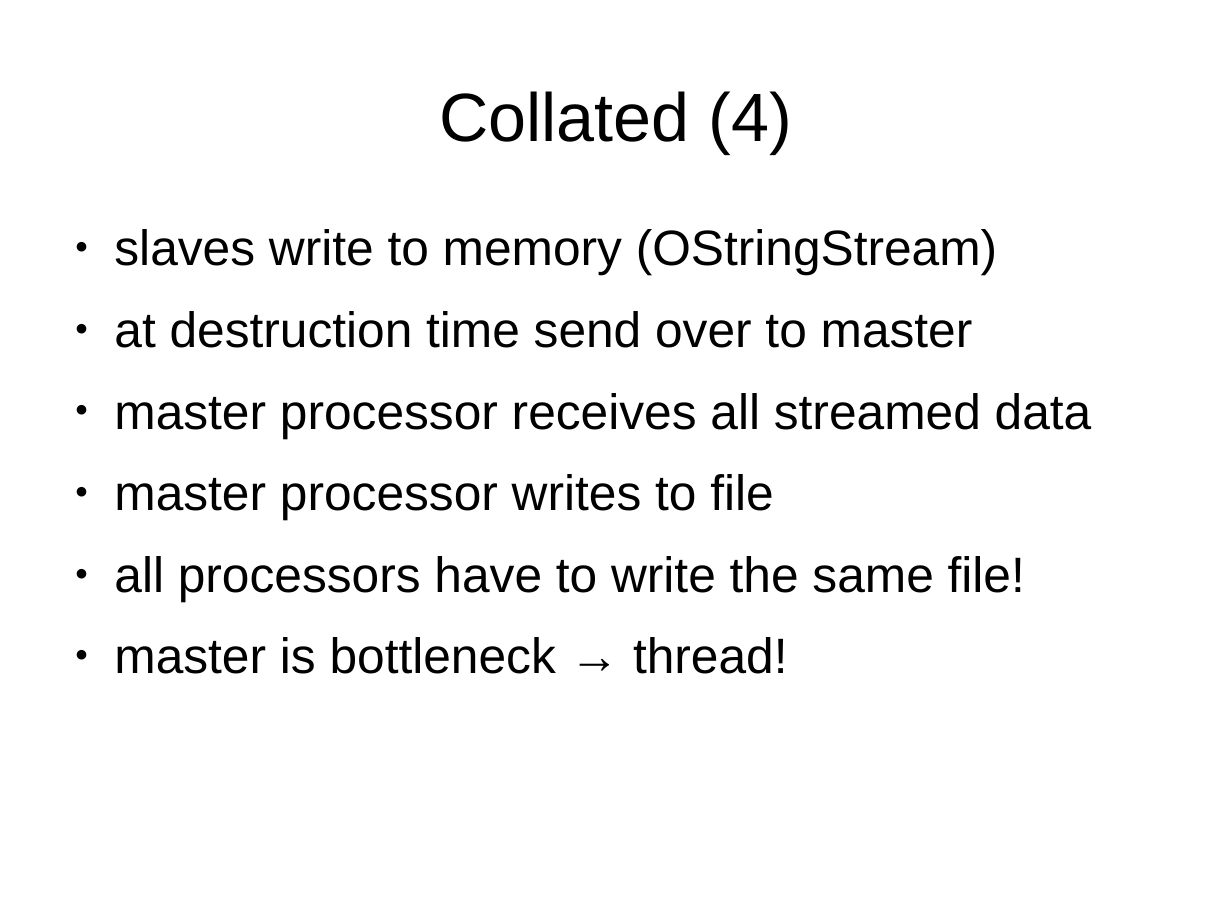
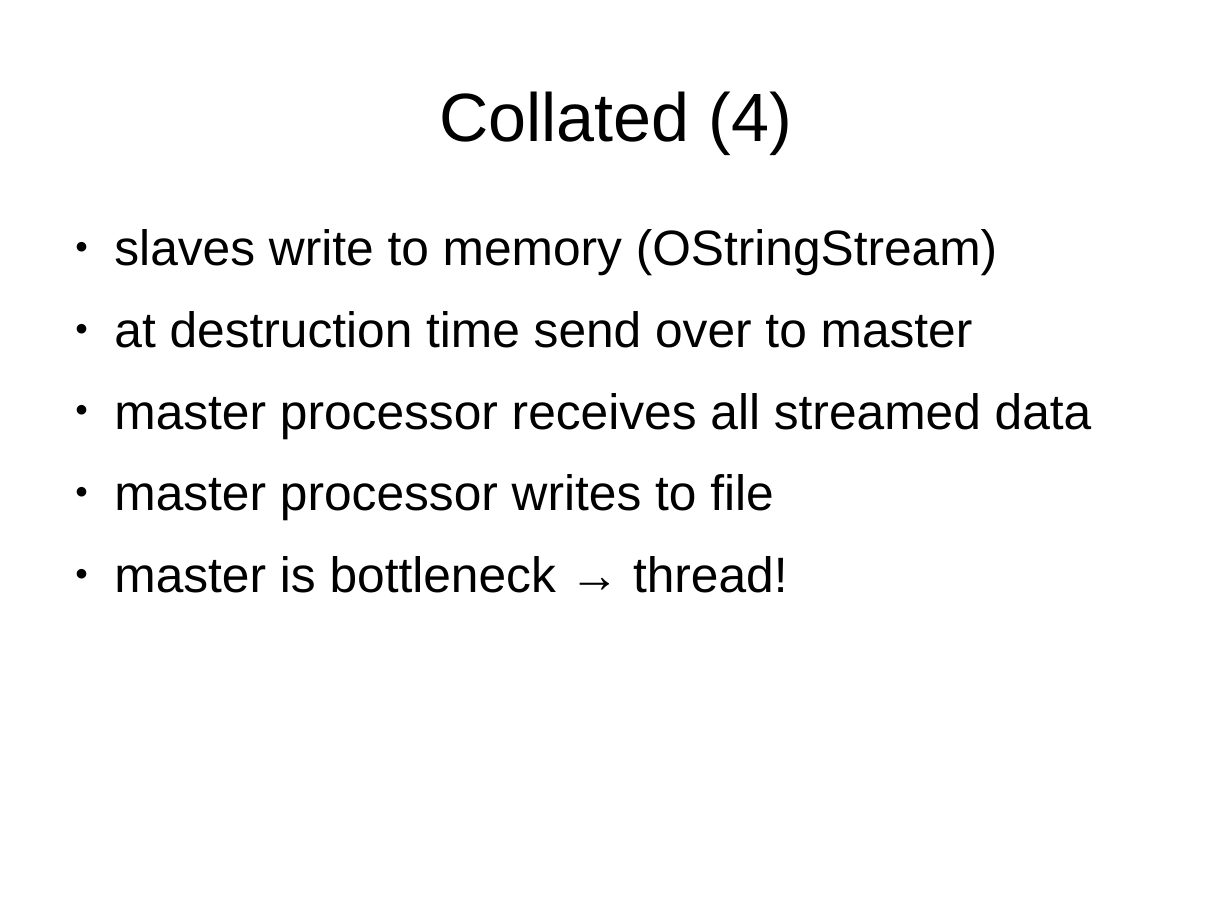
Before and after one commit to mattijsjanssens/mattijs-extensions, a slide deck: slide 14 of doc/Notes/GlobalFile_UGM2017/presentation.odp (slide 15 before the commit). Drawn at 1232x924 pixels with LibreOffice and Linux fonts; fonts in the diff are those of the drawing. Boxes give left, top, right and bottom in pixels: in the first picture for what was removed or moved away, otherwise in the second. Text is boxed around its words. In the diff, an @@ line names an element or a change of style, - is before the commit and + after.

```diff
--- a/doc/Notes/GlobalFile_UGM2017/presentation.odp
+++ b/doc/Notes/GlobalFile_UGM2017/presentation.odp
@@ text at [114, 556, 1025, 601]: paragraph removed @@
-● all processors have to write the same file!
```
Also in this commit, not shown: 6 other slides changed, 1 slide removed, 1 other file.
